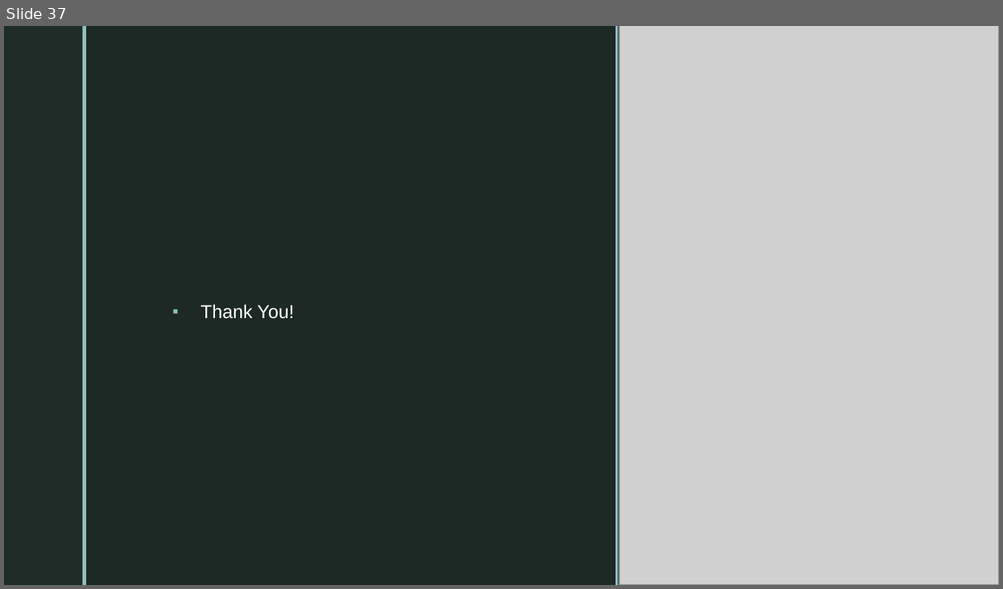
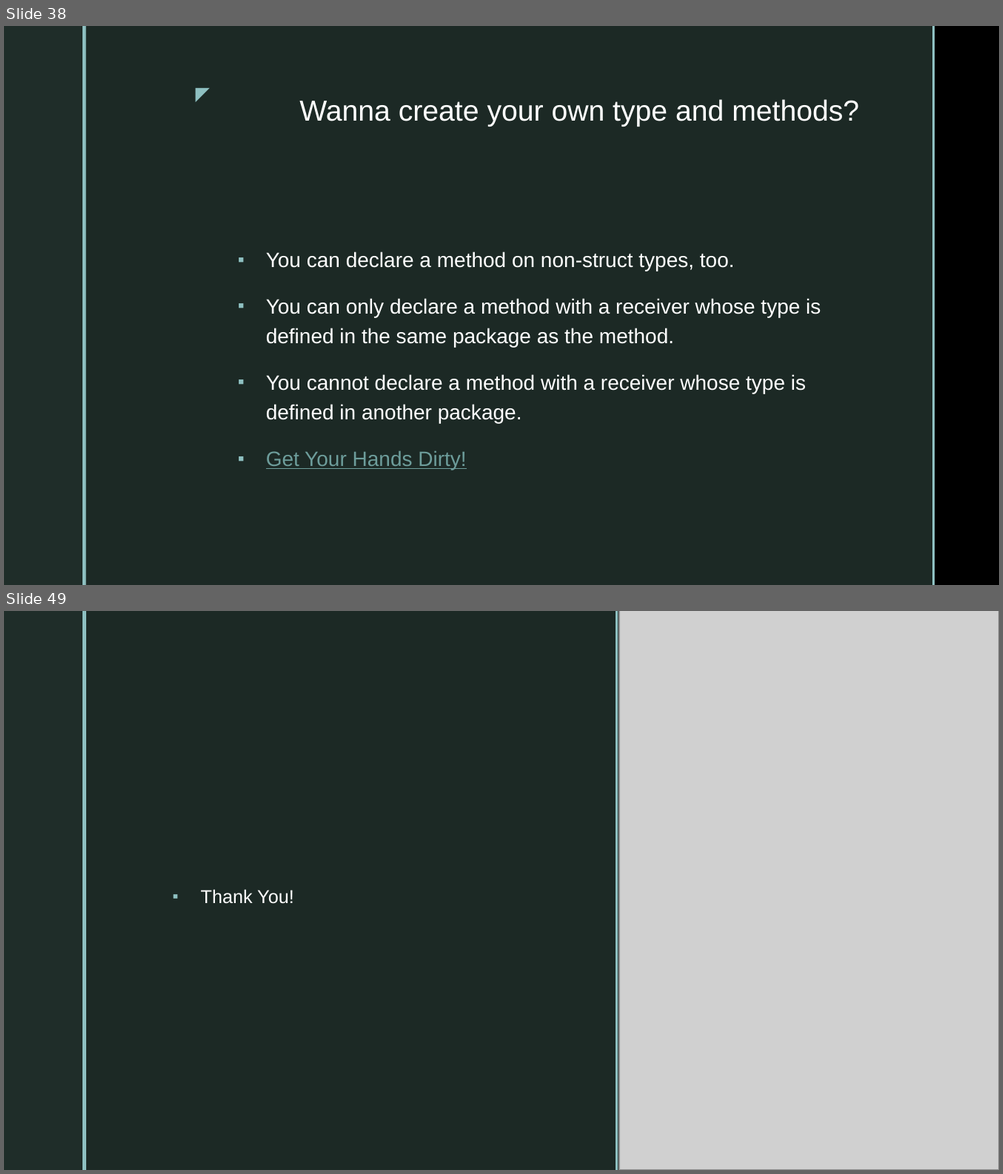
Before and after one commit to purvendra-k/goGaga, a slide deck: GoLangDataStructures.pptx. Shown one above the other, each under a label of ours: slide 37 before the commit, slides 38 and 49 after it; the slides between them are not shown. The pictures are 1003x589 and 1003x1174 pixels, drawn with LibreOffice and Linux fonts; fonts in the diff are those of the drawing; grey boxes stand for pictures; background and template pictures are left out. Boxes give left, top, right and bottom in pixels: in the first picture for what was removed or moved away, otherwise in the second. Text is boxed around its words. In the diff, an @@ line names an element or a change of style, - is before the commit and + after.

```diff
--- a/GoLangDataStructures.pptx
+++ b/GoLangDataStructures.pptx
@@ slide 38 added at bbox=[4, 26, 999, 585], background picture (left out); not listed: 2 template elements that a slide beside it also shows @@
@@ rectangle added at bbox=[4, 26, 82, 585], fill #1F2D29 @@
@@ rectangle added at bbox=[82, 26, 86, 585], fill #8EC0C1 @@
@@ text added at bbox=[183, 79, 216, 108], 18 pt, text #8EC0C1 @@
+◤
@@ title added at bbox=[299, 99, 859, 127], 28 pt, text #FFFFFF @@
+Wanna create your own type and methods?
@@ text added at bbox=[266, 252, 820, 470], 20 pt, text #FFFFFF @@
+▪ You can declare a method on non-struct types, too.
+▪ You can only declare a method with a receiver whose type is defined in the same package as the method.
+▪ You cannot declare a method with a receiver whose type is defined in another package.
+▪ Get Your Hands Dirty!
@@ what was slide 37 is now slide 49 @@
```
Also in this commit, not shown: 1 slide changed, 11 other slides added, 6 other files.
